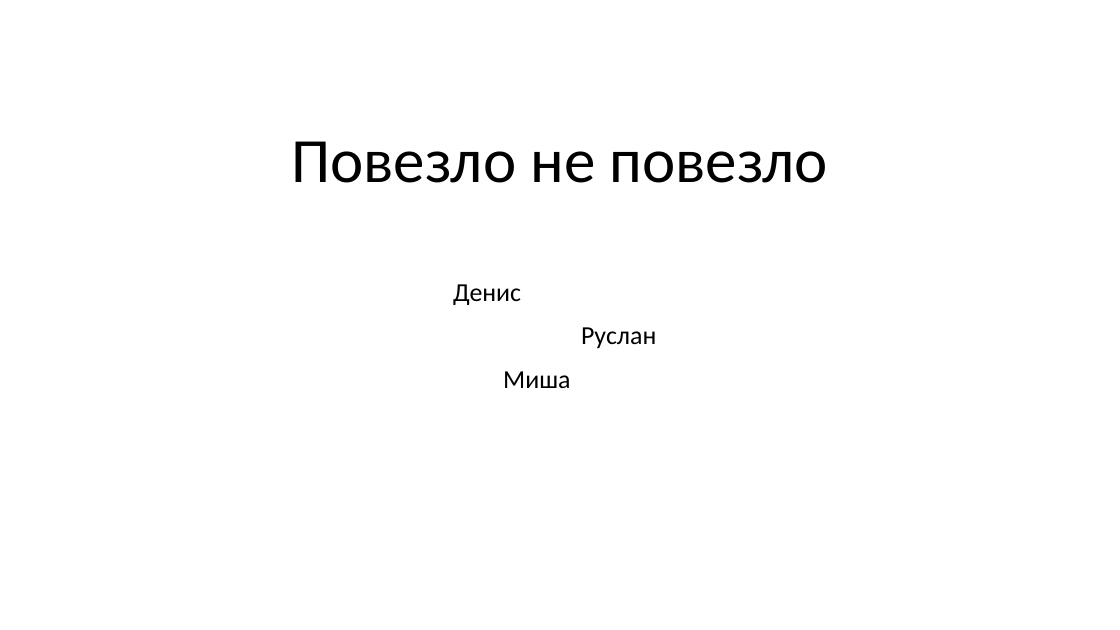
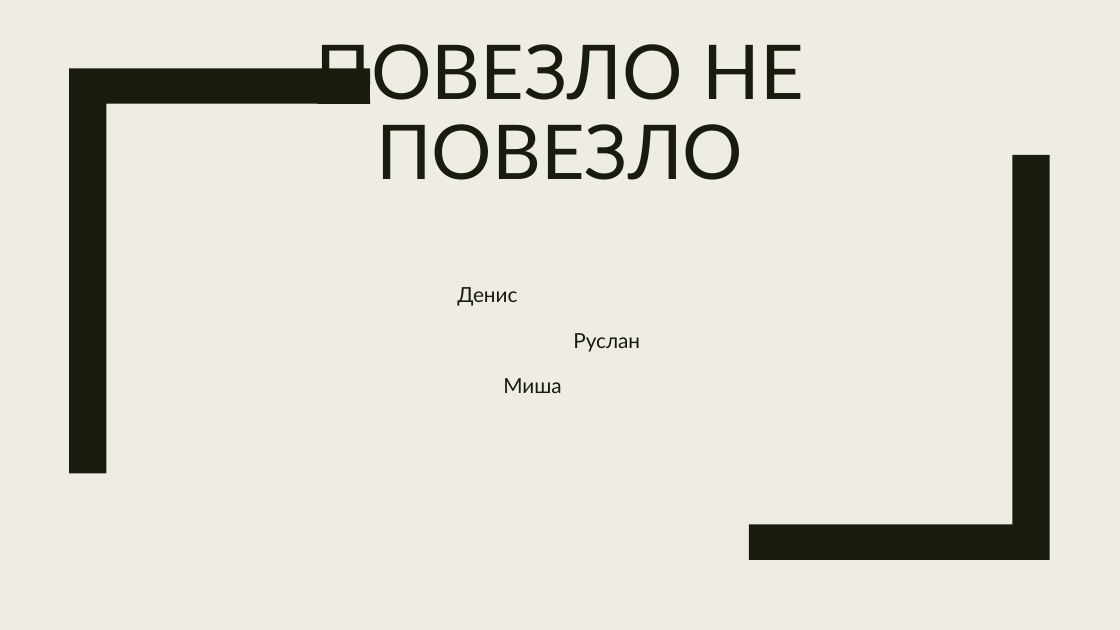
Before and after one commit to Deymos01/packages-final-project, a slide deck: slide 1 of data_visualization/project.pptx. Drawn at 1120x630 pixels with LibreOffice and Linux fonts; fonts in the diff are those of the drawing. Boxes give left, top, right and bottom in pixels: in the first picture for what was removed or moved away, otherwise in the second. Text is boxed around its words. In the diff, an @@ line names an element or a change of style, - is before the commit and + after.

```diff
--- a/data_visualization/project.pptx
+++ b/data_visualization/project.pptx
@@ background #FFFFFF to #EFEDE3 @@
@@ title at bbox=[316, 44, 803, 180]: text changed; size 54 to 64.8 pt; font Calibri to Lato; text colour #000000 to #191B0E @@
-Повезло не повезло
+ПОВЕЗЛО НЕ ПОВЕЗЛО
@@ freeform shape added at bbox=[69, 68, 370, 473], fill #191B0E @@
@@ freeform shape added at bbox=[749, 155, 1050, 560], fill #191B0E @@
@@ subtitle "Денис Руслан Миша" at bbox=[457, 287, 640, 393]: size 22.2 to 17.8 pt, font Calibri to Lato, text colour #000000 to #191B0E; line spacing 0.7 to 0.92; less space between paragraphs @@
```
Also in this commit, not shown: 10 other slides changed, 3 slides added, 1 slide removed.
